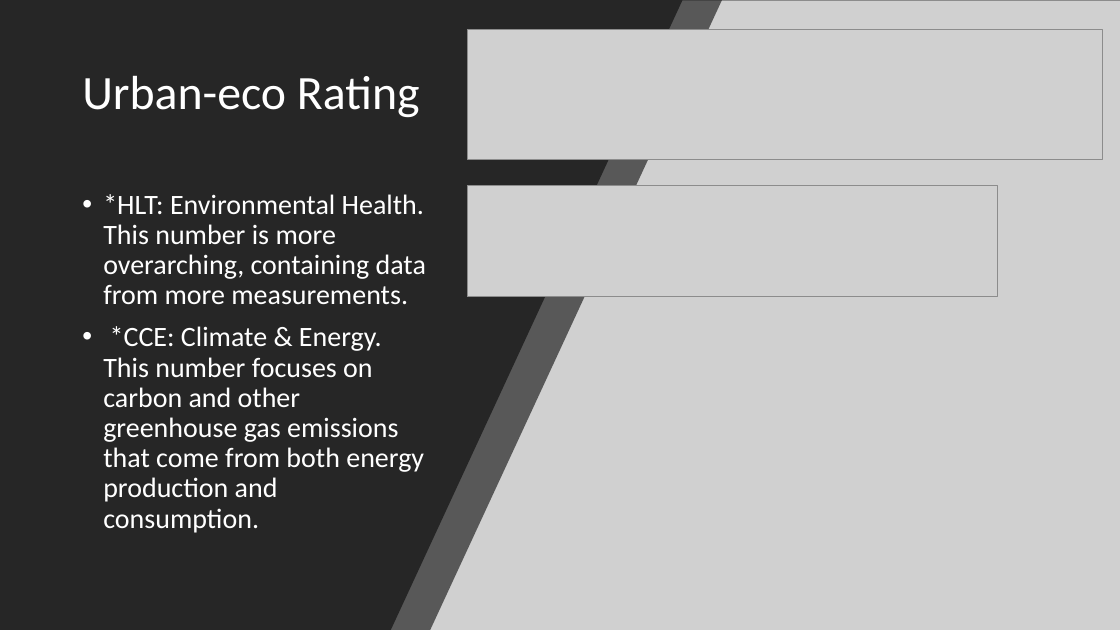
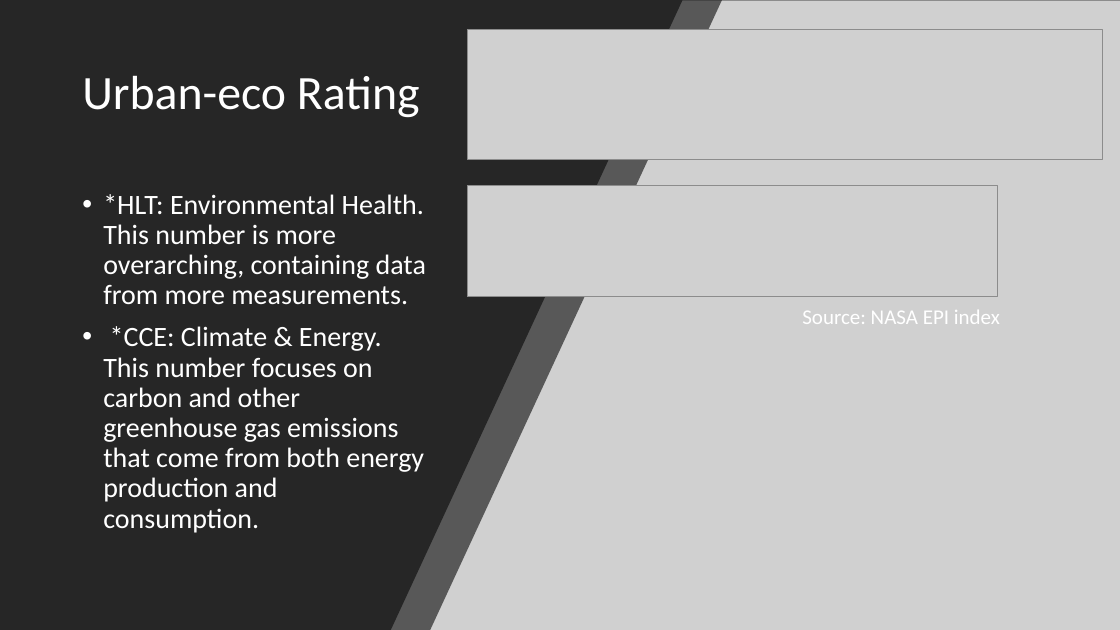
Before and after one commit to KevZavala21/Kevin_NSS_Capstone, a slide deck: slide 6 of presentation materials/Capstone powerpoint presentation.pptx. Drawn at 1120x630 pixels with LibreOffice and Linux fonts; fonts in the diff are those of the drawing; grey boxes stand for pictures. Boxes give left, top, right and bottom in pixels: in the first picture for what was removed or moved away, otherwise in the second. Text is boxed around its words. In the diff, an @@ line names an element or a change of style, - is before the commit and + after.

```diff
--- a/presentation materials/Capstone powerpoint presentation.pptx
+++ b/presentation materials/Capstone powerpoint presentation.pptx
@@ text added at <box>802,310,1000,324</box>, 18 pt, text #FFFFFF @@
+Source: NASA EPI index
```
Also in this commit, not shown: 3 other slides changed, 9 other files.
